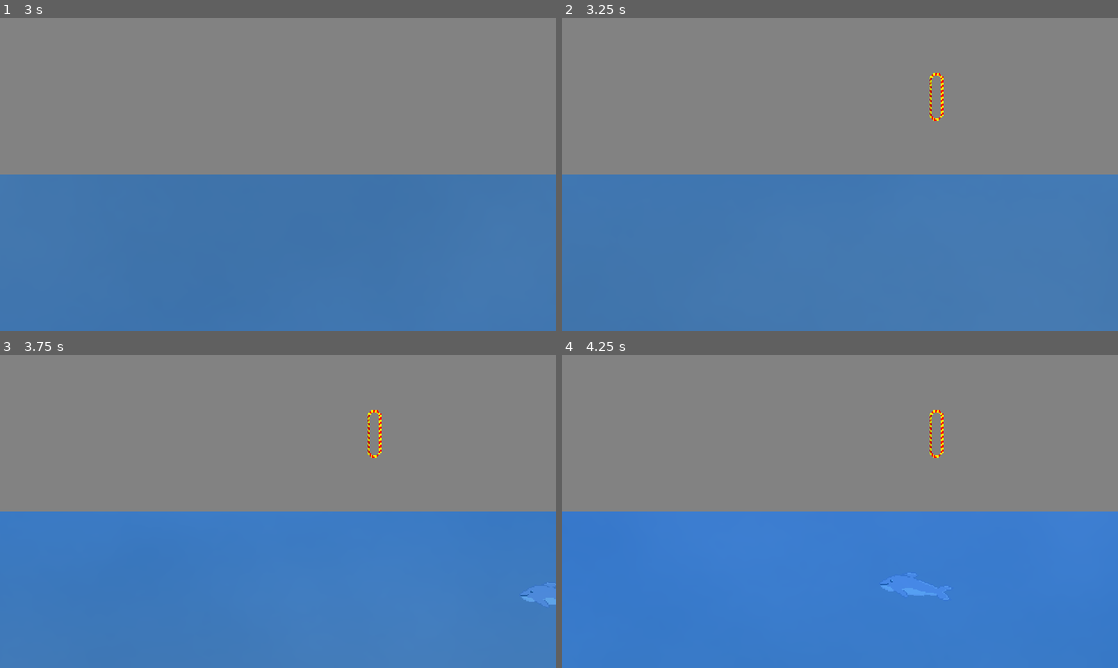
Above: before the commit, frames 1-4 (two rows, left to right).
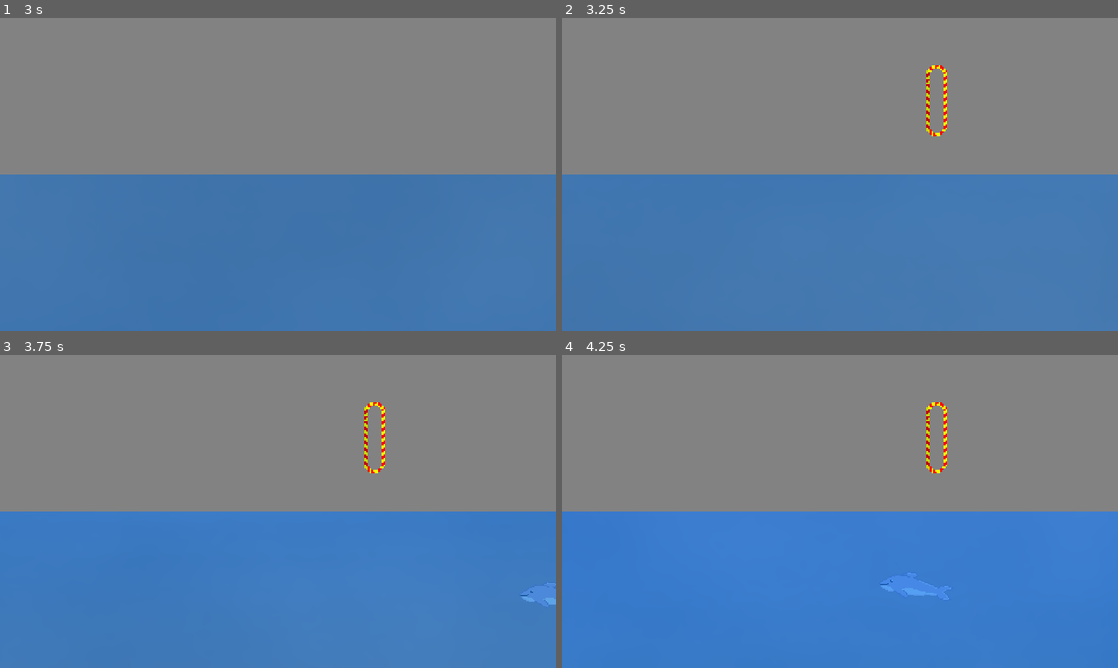
Above: after the commit, the same moments.

Repository: Kugelpanzer/GGJ-2024
Game: Godot game, scene res://Main.tscn
Two runs of this game, one before a commit and one after it. Both use one fixed random seed, a clock stepped at 60 frames per second and the inputs below.
Inputs (mouse positions are in pixels of both pictures, inside the frame that each line leads up to):
- Up to frame 1 (3 s): click "Start" at 0.5 s; move the mouse to (400, 158) at 1.27 s; move the mouse to (166, 190) at 2.02 s; move the mouse to (333, 105) at 2.77 s
- Up to frame 2 (3.25 s): no input
- Up to frame 3 (3.75 s): tap Enter at 3.5 s; move the mouse to (250, 574) at 3.52 s
- Up to frame 4 (4.25 s): no input

Frame 1 is identical in both runs. In frame 2, 0.5% of the frame differs, in the area x 65-70%, y 15-38%; in frame 3, 0.5%; in frame 4, 0.5%.

Commit message:
hoop fix

Diff:
--- /dev/null
+++ b/Fail1.gd
@@ -0,0 +1,5 @@
+extends CollisionShape2D
+
+
+func _on_fail_1_area_entered(area):
+	print("fail 1")
--- /dev/null
+++ b/Fail2.gd
@@ -0,0 +1,6 @@
+extends CollisionShape2D
+
+
+
+func _on_fail_2_area_entered(area):
+	print("fail 2")
--- a/Hoop.tscn
+++ b/Hoop.tscn
@@ -45,7 +45,7 @@
 radius = 4.99998
 height = 20.0
 
-[node name="Hoop" type="RigidBody2D" groups=["mobs"]]
+[node name="Hoop" type="RigidBody2D"]
 collision_layer = 2
 collision_mask = 0
 gravity_scale = 0.0
--- /dev/null
+++ b/HoopTest.gd
@@ -0,0 +1,11 @@
+extends Node2D
+
+
+# Called when the node enters the scene tree for the first time.
+func _ready():
+	pass # Replace with function body.
+
+
+# Called every frame. 'delta' is the elapsed time since the previous frame.
+func _process(delta):
+	pass
--- /dev/null
+++ b/HoopTest.tscn
@@ -0,0 +1,53 @@
+[gd_scene load_steps=9 format=3 uid="uid://dur406lftmn7t"]
+
+[ext_resource type="Script" path="res://HoopTest.gd" id="1_jvbjo"]
+[ext_resource type="Texture2D" uid="uid://dtvkfv27tutt0" path="res://art/DolphinHoopNeo.png" id="2_4u1f5"]
+[ext_resource type="Script" path="res://Success.gd" id="3_a0oh1"]
+[ext_resource type="Script" path="res://Fail1.gd" id="4_8ghtk"]
+[ext_resource type="Script" path="res://Fail2.gd" id="5_yml24"]
+
+[sub_resource type="CapsuleShape2D" id="CapsuleShape2D_1me4v"]
+radius = 5.06828
+height = 45.2247
+
+[sub_resource type="CapsuleShape2D" id="CapsuleShape2D_6g3pm"]
+
+[sub_resource type="CapsuleShape2D" id="CapsuleShape2D_5kxfd"]
+
+[node name="HoopTest" type="Node2D"]
+scale = Vector2(1.5, 1.5)
+script = ExtResource("1_jvbjo")
+
+[node name="Sprite2D" type="Sprite2D" parent="."]
+scale = Vector2(4, 4)
+texture = ExtResource("2_4u1f5")
+
+[node name="Success" type="Area2D" parent="."]
+position = Vector2(3, 7)
+rotation = -3.14159
+scale = Vector2(1.49548, 1.11556)
+
+[node name="CollisionShape2D" type="CollisionShape2D" parent="Success"]
+scale = Vector2(1.87041, -2.21123)
+shape = SubResource("CapsuleShape2D_1me4v")
+script = ExtResource("3_a0oh1")
+
+[node name="Fail1" type="Area2D" parent="."]
+position = Vector2(2, 89)
+scale = Vector2(1, 0.320001)
+
+[node name="CollisionShape2D" type="CollisionShape2D" parent="Fail1"]
+shape = SubResource("CapsuleShape2D_6g3pm")
+script = ExtResource("4_8ghtk")
+
+[node name="Fail2" type="Area2D" parent="."]
+position = Vector2(2, -68)
+scale = Vector2(1, 0.320001)
+
+[node name="CollisionShape2D" type="CollisionShape2D" parent="Fail2"]
+shape = SubResource("CapsuleShape2D_5kxfd")
+script = ExtResource("5_yml24")
+
+[connection signal="area_entered" from="Success" to="Success/CollisionShape2D" method="_on_success_area_entered"]
+[connection signal="area_entered" from="Fail1" to="Fail1/CollisionShape2D" method="_on_fail_1_area_entered"]
+[connection signal="area_entered" from="Fail2" to="Fail2/CollisionShape2D" method="_on_fail_2_area_entered"]
--- a/Main.tscn
+++ b/Main.tscn
@@ -1,7 +1,7 @@
 [gd_scene load_steps=10 format=3 uid="uid://cyfwty2q3rdse"]
 
 [ext_resource type="Script" path="res://Main.gd" id="1"]
-[ext_resource type="PackedScene" uid="uid://rkdnhqgf2hpj" path="res://Hoop.tscn" id="2"]
+[ext_resource type="PackedScene" uid="uid://dur406lftmn7t" path="res://HoopTest.tscn" id="2_eygkc"]
 [ext_resource type="PackedScene" uid="uid://4vwrqjegqwpj" path="res://Dolphin.tscn" id="3"]
 [ext_resource type="PackedScene" uid="uid://ccqoreueuxdb7" path="res://HUD.tscn" id="4"]
 [ext_resource type="AudioStream" uid="uid://q2pf4fr8d0ks" path="res://art/House In a Forest Loop.ogg" id="5"]
@@ -17,7 +17,7 @@
 
 [node name="Main" type="Node"]
 script = ExtResource("1")
-hoop_scene = ExtResource("2")
+hoop_scene = ExtResource("2_eygkc")
 
 [node name="ColorRect" type="ColorRect" parent="."]
 anchors_preset = 15
--- /dev/null
+++ b/NewHoop.gd
@@ -0,0 +1,11 @@
+extends Area2D
+
+
+# Called when the node enters the scene tree for the first time.
+func _ready():
+	pass # Replace with function body.
+
+
+# Called every frame. 'delta' is the elapsed time since the previous frame.
+func _process(delta):
+	pass
--- /dev/null
+++ b/NewHoop.tscn
@@ -0,0 +1,11 @@
+[gd_scene load_steps=3 format=3 uid="uid://b6cm6uuh5pjl"]
+
+[ext_resource type="Script" path="res://NewHoop.gd" id="1_jf0d8"]
+[ext_resource type="Texture2D" uid="uid://dtvkfv27tutt0" path="res://art/DolphinHoopNeo.png" id="2_s3tij"]
+
+[node name="NewHoop" type="Node2D"]
+script = ExtResource("1_jf0d8")
+
+[node name="Sprite2D" type="Sprite2D" parent="."]
+scale = Vector2(4, 4)
+texture = ExtResource("2_s3tij")
--- /dev/null
+++ b/Success.gd
@@ -0,0 +1,6 @@
+extends CollisionShape2D
+
+
+
+func _on_success_area_entered(area):
+	print("success ")
Not shown: 1 places in Hoop.tscn that only renumber resources
